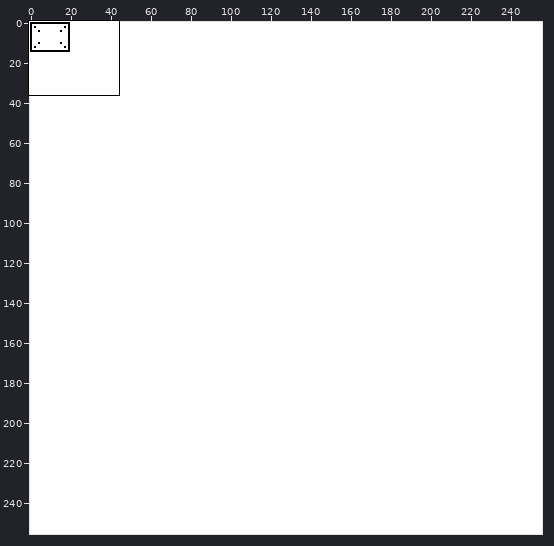
Two versions of one sprite sheet, core/assets/map1.png. The picture above shows the old version from afar; the outline marks the close-up.
Close-up. First the earlier version:
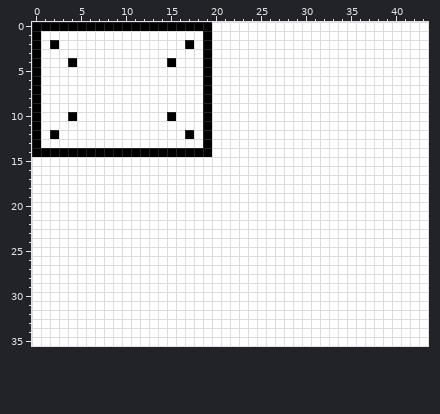
The file is 256x256 pixels. Colours within 5 levels of each other are drawn and written as one. Shown: x 0..43, y 0..35.
The same view after the edit:
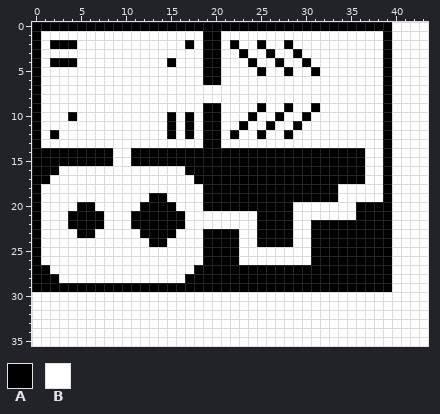
Palette (. is transparent): A #000000  B #ffffff
Changes in this commit:
Changed rows in their new state; - is an unchanged pixel.
first column x 0:
 0 --------------------AAAAAAAAAAAAAAAAAAAA
 1 --------------------A------------------A
 2 ---AA---------------A-A--A--A----------A
 3 --------------------A--A--A--A---------A
 4 --AA----------------A---A--A--A--------A
 5 --------------------A----A--A--A-------A
 6 --------------------A------------------A
 7 -------------------B-------------------A
 8 -------------------B-------------------A
 9 --------------------A----A--A--A-------A
10 -----------------A--A---A--A--A--------A
11 ---------------A-A--A--A--A--A---------A
12 ---------------A----A-A--A--A----------A
13 --------------------A------------------A
14 ---------BB---------AAAAAAAAAAAAAAAAA--A
15 AAAAAAAAA--AAAAAAAAAAAAAAAAAAAAAAAAAA--A
16 AAA--------------AAAAAAAAAAAAAAAAAAAA--A
17 AA----------------AAAAAAAAAAAAAAAAAAA--A
18 A------------------AAAAAAAAAAAAAAA-----A
19 A------------AA----AAAAAAAAAAAAAAA-----A
20 A----AA-----AAAA---AAAAAAAAAA-------AAAA
21 A---AAAA---AAAAAA--------AAAA-------AAAA
22 A---AAAA---AAAAAA--------AAAA--AAAAAAAAA
23 A----AA-----AAAA---AAAA--AAAA--AAAAAAAAA
24 A------------AA----AAAA--AAAA--AAAAAAAAA
25 A------------------AAAA--------AAAAAAAAA
26 A------------------AAAA--------AAAAAAAAA
27 AA----------------AAAAAAAAAAAAAAAAAAAAAA
28 AAA--------------AAAAAAAAAAAAAAAAAAAAAAA
29 AAAAAAAAAAAAAAAAAAAAAAAAAAAAAAAAAAAAAAAA
Pixel boxes of the changes (left, top, right, bottom) in both close-ups:
changed: (32, 22, 392, 292)
